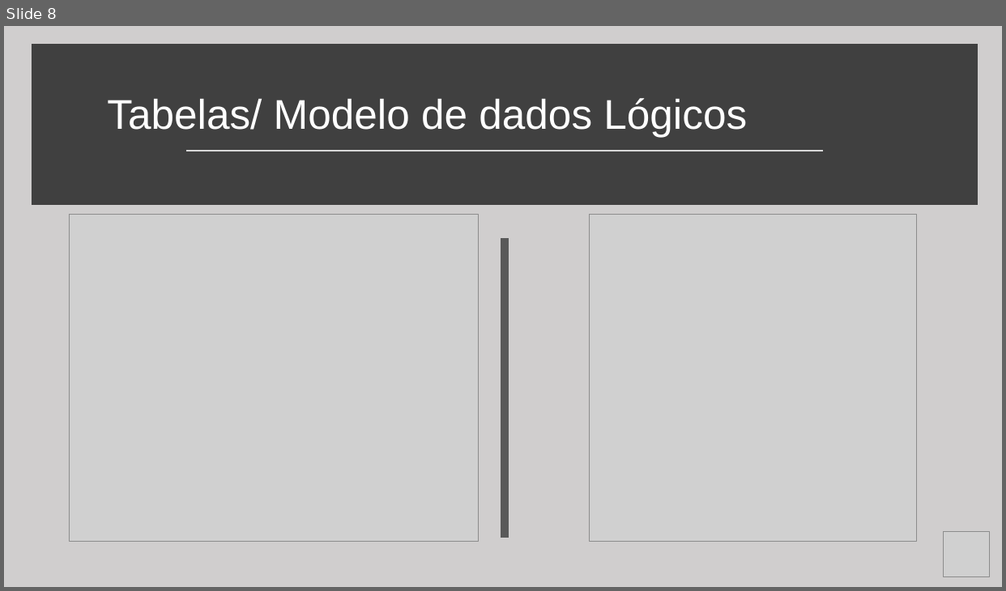
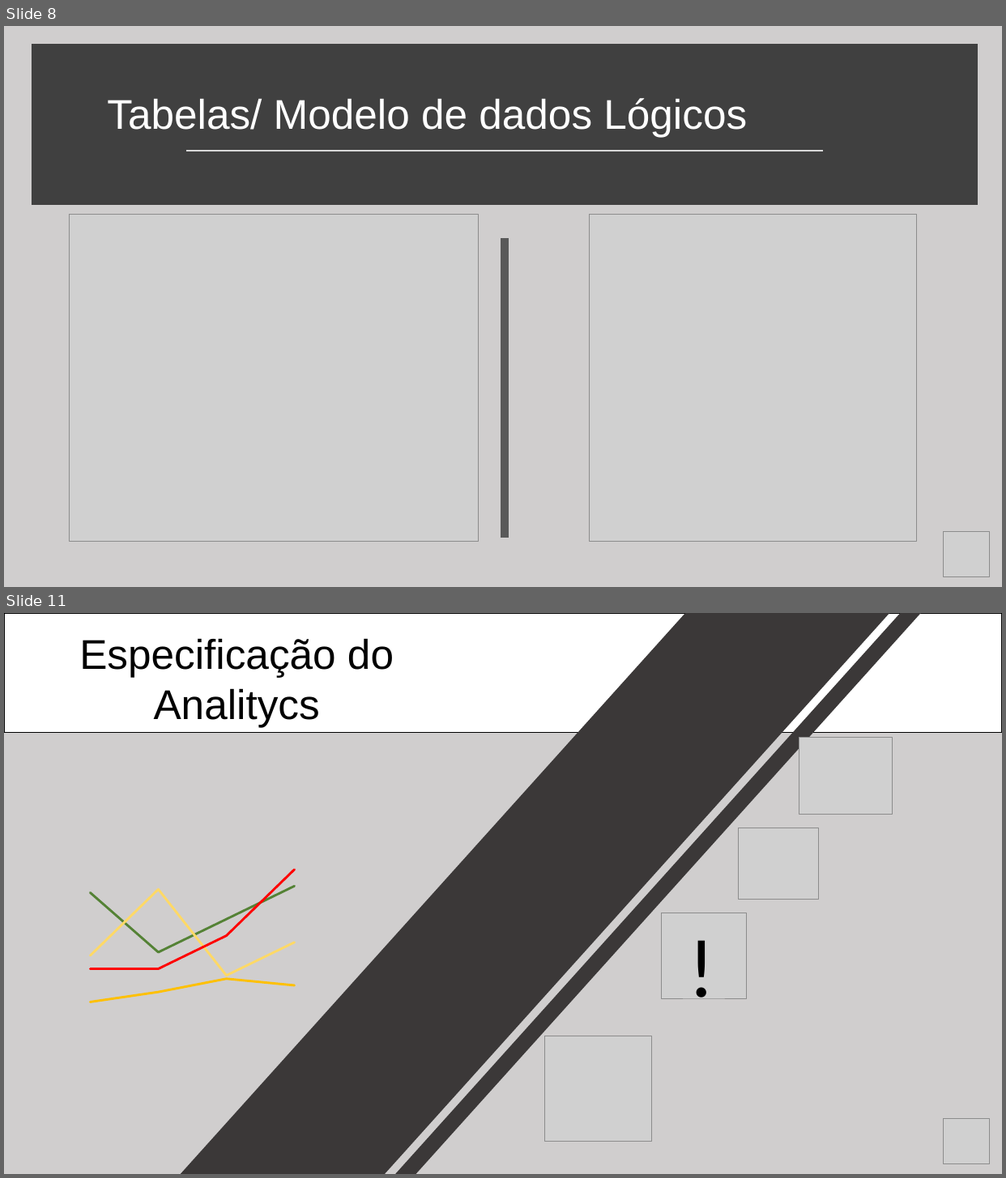
Before and after one commit to rafael-rochaalmeida/Harbor-Solutions, a slide deck: Documentação/Apresentação Sprint 2.pptx. Shown one above the other, each under a label of ours: slide 8 before the commit, slides 8 and 11 after it; the slides between them are not shown. The pictures are 1006x591 and 1006x1178 pixels, drawn with LibreOffice and Linux fonts; fonts in the diff are those of the drawing; grey boxes stand for pictures. Boxes give left, top, right and bottom in pixels: in the first picture for what was removed or moved away, otherwise in the second. Text is boxed around its words. In the diff, an @@ line names an element or a change of style, - is before the commit and + after.

```diff
--- a/Documentação/Apresentação Sprint 2.pptx
+++ b/Documentação/Apresentação Sprint 2.pptx
@@ slide 11 added at bbox=[4, 613, 1002, 1174], background #D0CECE @@
@@ rectangle added at bbox=[4, 613, 1002, 733], fill #FFFFFF, outline #000000 1 pt @@
@@ rectangle added at bbox=[169, 613, 893, 1174], fill #3B3838 @@
@@ rectangle added at bbox=[302, 613, 924, 1174], fill #3B3838 @@
@@ text added at bbox=[79, 638, 394, 727], 40 pt, text #000000 @@
+Especificação do Analitycs
@@ picture added at bbox=[799, 737, 893, 815] @@
@@ line chart added at bbox=[33, 815, 328, 1036] @@
+categories: 1, 2, 3, 4
+Series 1: 86, 50, 70, 90
+Series 2: 48, 88, 36, 56
+Series 3: 40, 40, 60, 100
+Series 4: 20, 26, 34, 30
@@ picture added at bbox=[739, 828, 819, 901] @@
@@ picture added at bbox=[661, 914, 747, 999] @@
@@ text added at bbox=[681, 910, 829, 1019], 80 pt, text #000000 @@
+!
@@ picture added at bbox=[545, 1037, 652, 1142] @@
@@ picture added at bbox=[944, 1118, 990, 1164] @@
```
Also in this commit, not shown: 2 slides changed.
